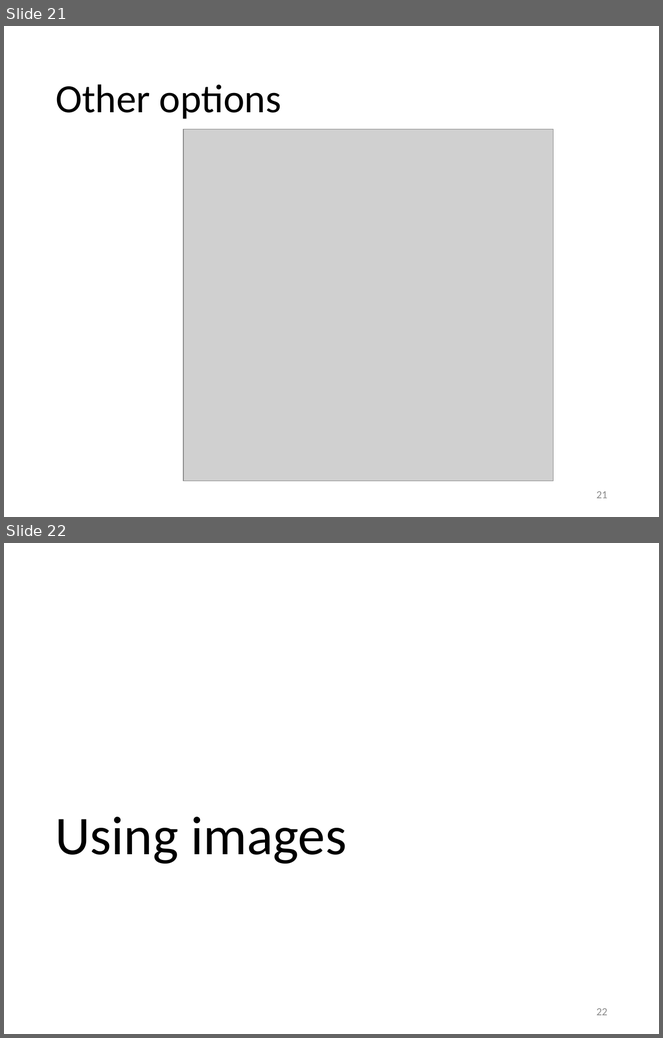
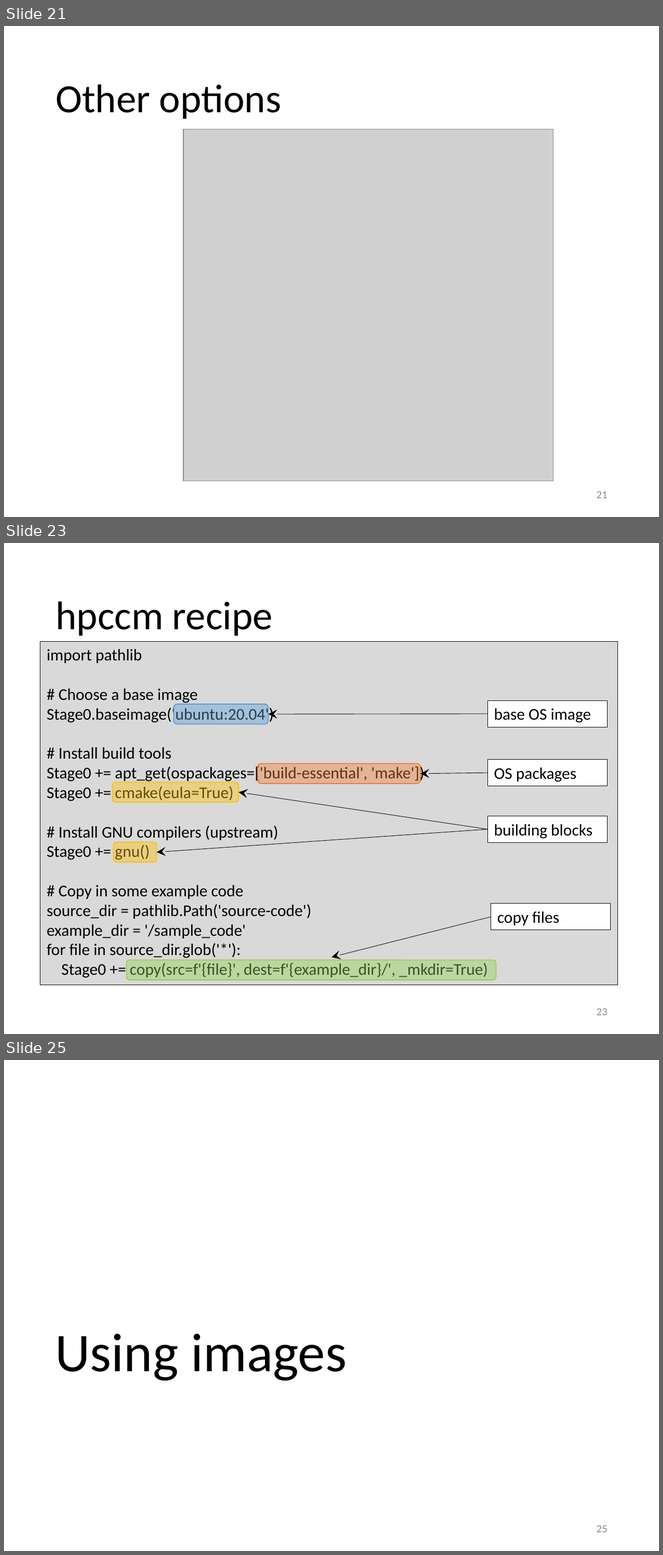
Before and after one commit to gjbex/Containers-for-HPC, a slide deck: singularity.pptx. Shown one above the other, each under a label of ours: slides 21 and 22 before the commit, slides 21, 23 and 25 after it; the slides between them are not shown. The pictures are 663x1038 and 663x1555 pixels, drawn with LibreOffice and Linux fonts; fonts in the diff are those of the drawing; grey boxes stand for pictures. Boxes give left, top, right and bottom in pixels: in the first picture for what was removed or moved away, otherwise in the second. Text is boxed around its words. In the diff, an @@ line names an element or a change of style, - is before the commit and + after.

Commit message:
Add section on hpccm

```diff
--- a/singularity.pptx
+++ b/singularity.pptx
@@ slide 23 added at <box>4,543,659,1034</box>, background #FFFFFF @@
@@ title added at <box>55,601,273,636</box>, 44 pt, text #000000 @@
+hpccm recipe
@@ rectangle added at <box>40,641,618,985</box>, fill #D9D9D9, outline #000000 0.75 pt, 18 pt, text #000000 @@
+import pathlib
+# Choose a base image
+Stage0.baseimage('ubuntu:20.04')
+# Install build tools
+Stage0 += apt_get(ospackages=['build-essential', 'make'])
+Stage0 += cmake(eula=True)
+# Install GNU compilers (upstream)
+Stage0 += gnu()
+# Copy in some example code
+source_dir = pathlib.Path('source-code')
+example_dir = '/sample_code'
+for file in source_dir.glob('*'):
+Stage0 += copy(src=f'{file}', dest=f'{example_dir}/', _mkdir=True)
@@ rounded rectangle added at <box>174,704,268,724</box>, fill #5B9BD5 at 40% opacity, outline #5B9BD5 1 pt @@
@@ arrow added from (488, 714) to (268, 714), #000000 0.5 pt @@
@@ rectangle added at <box>488,701,607,727</box>, fill #FFFFFF, outline #000000 0.75 pt, 18 pt, text #000000 @@
+base OS image
@@ rectangle added at <box>488,760,607,786</box>, fill #FFFFFF, outline #000000 0.75 pt, 18 pt, text #000000 @@
+OS packages
@@ rounded rectangle added at <box>258,764,421,783</box>, fill #ED7D31 at 40% opacity, outline #ED7D31 1 pt @@
@@ arrow added from (488, 773) to (421, 774), #000000 0.5 pt @@
@@ group added at <box>113,782,607,862</box>: 2 rounded rectangles, 2 arrows, 1 rectangle @@
+building blocks
@@ arrow added from (491, 917) to (332, 958), #000000 0.5 pt @@
@@ rectangle added at <box>491,904,611,930</box>, fill #FFFFFF, outline #000000 0.75 pt, 18 pt, text #000000 @@
+copy files
@@ rounded rectangle added at <box>127,961,496,980</box>, fill #92D050 at 40% opacity, outline #92D050 1 pt @@
@@ page number added at <box>597,1008,608,1016</box>, 12 pt, text #8C8C8C @@
+23
@@ what was slide 22 is now slide 25 @@
@@ page number at <box>597,1525,608,1533</box>: text changed @@
-22
+25
```
Also in this commit, not shown: 1 slide changed, 2 other slides added.
